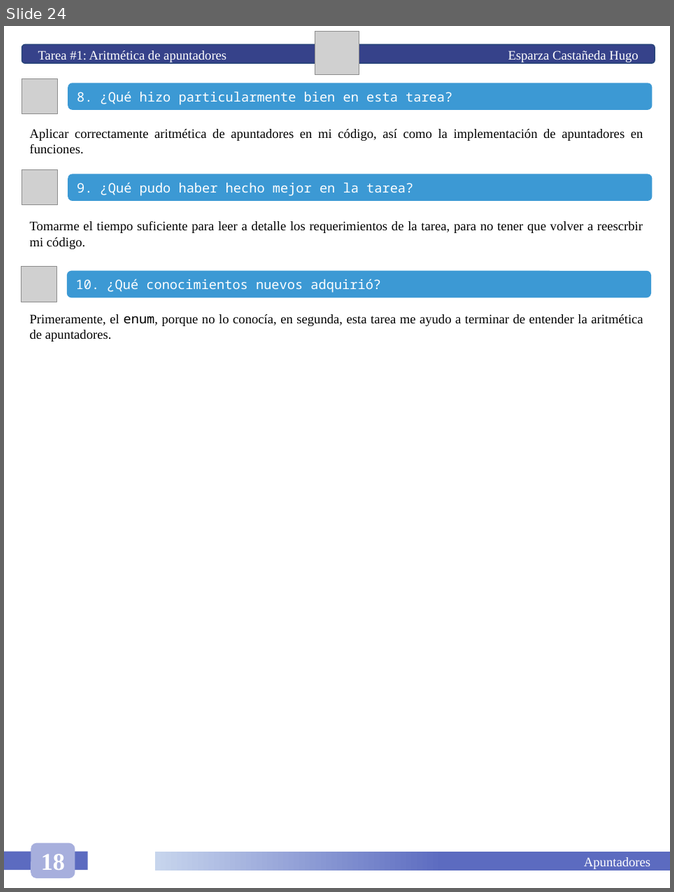
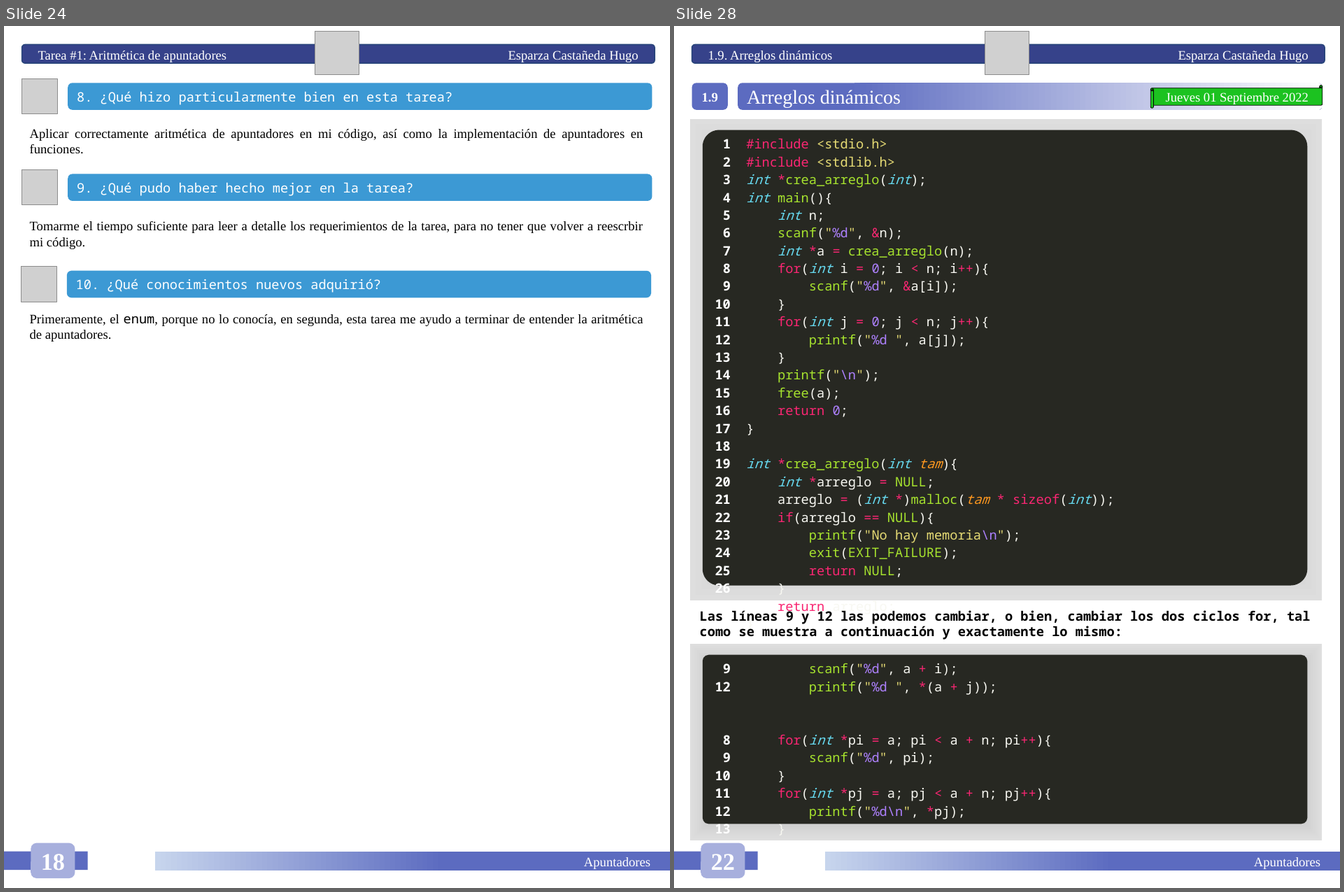
Before and after one commit to HugoEsparzaC/Libreta-Estructuras-II, a slide deck: Estructuras de Datos II.pptx. Shown side by side, each under a label of ours: slide 24 before the commit, slides 24 and 28 after it; the slides between them are not shown. The pictures are 674x892 and 1344x892 pixels, drawn with LibreOffice and Linux fonts; fonts in the diff are those of the drawing; grey boxes stand for pictures. Boxes give left, top, right and bottom in pixels: in the first picture for what was removed or moved away, otherwise in the second. Text is boxed around its words. In the diff, an @@ line names an element or a change of style, - is before the commit and + after.

```diff
--- a/Estructuras de Datos II.pptx
+++ b/Estructuras de Datos II.pptx
@@ slide 28 added at [674, 26, 1340, 888], background #FFFFFF @@
@@ rounded rectangle added at [692, 45, 1326, 64], fill #36428A, outline #28457A 1 pt, 12 pt, text #FFFFFF @@
+1.9. Arreglos dinámicos Esparza Castañeda Hugo
@@ picture added at [986, 31, 1029, 74] @@
@@ rounded rectangle added at [692, 83, 728, 110], fill #5C6BC0, 12 pt, text #FFFFFF, bold @@
+1.9
@@ rounded rectangle added at [738, 83, 1322, 110], fill gradient #5C6BC0 to #FFFFFF, 18 pt, text #FFFFFF @@
+Arreglos dinámicos
@@ horizontal scroll added at [1151, 85, 1322, 109], fill #1CC220, outline #000000 0.5 pt, 12 pt, text #FFFFFF @@
+Jueves 01 Septiembre 2022
@@ rectangle added at [691, 118, 1323, 601], fill gradient #7B7B7B to #BCBCBC to #DEDEDE to #FFFFFF @@
@@ rounded rectangle added at [702, 130, 1308, 586], fill #272822 @@
@@ table added at [702, 131, 1308, 636], 1 rows, 2 columns @@
+1 / 2 / 3 / 4 / 5 / 6 / 7 / 8 / 9 / 10 / 11 / 12 / 13 / 14 / 15 / 16 / 17 / 18 / 19 / 20 / 21 / 22 / 23 / 24 / 25 / 26 / 27 / 28 | #include <stdio.h> / #include <stdlib.h> / int *crea_arreglo(int); / int main(){ / int n; / scanf("%d", &n); / int *a = crea_arreglo(n); / for(int i = 0; i < n; i++){ / scanf("%d", &a[i]); / } / for(int j = 0; j < n; j++){ / printf("%d ", a[j]); / } / printf("\n"); / free(a); / return 0; / } / int *crea_arreglo(int tam){ / int *arreglo = NULL; / arreglo = (int *)malloc(tam * sizeof(int)); / if(arreglo == NULL){ / printf("No hay memoria\n"); / exit(EXIT_FAILURE); / return NULL; / } / return arreglo; / }
@@ text added at [700, 608, 1311, 640], 12 pt, text #000000, bold @@
+Las líneas 9 y 12 las podemos cambiar, o bien, cambiar los dos ciclos for, tal como se muestra a continuación y exactamente lo mismo:
@@ rectangle added at [691, 644, 1323, 841], fill gradient #7B7B7B to #BCBCBC to #DEDEDE to #FFFFFF @@
@@ rounded rectangle added at [702, 655, 1308, 824], fill #272822 @@
@@ table added at [702, 656, 1308, 828], 1 rows, 2 columns @@
+9 / 12 / 8 / 9 / 10 / 11 / 12 / 13 | scanf("%d", a + i); / printf("%d ", *(a + j)); / for(int *pi = a; pi < a + n; pi++){ / scanf("%d", pi); / } / for(int *pj = a; pj < a + n; pj++){ / printf("%d\n", *pj); / }
@@ rounded rectangle added at [701, 844, 745, 879], fill #A7AFDD, 22 pt, text #FFFFFF, bold @@
+22
@@ rectangle added at [674, 851, 758, 870], fill #5C6BC0 @@
@@ rectangle added at [825, 852, 1340, 871], fill gradient #5C6BC0 to #C7D5ED, 12 pt, text #FFFFFF @@
+Apuntadores
```
Also in this commit, not shown: 3 slides changed, 3 other slides added, 1 other file.
